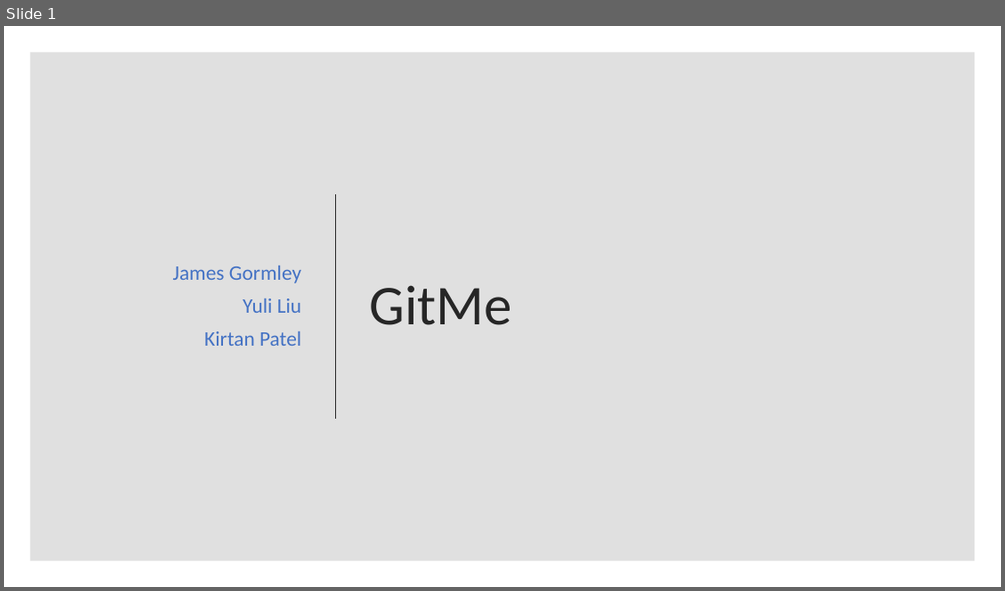
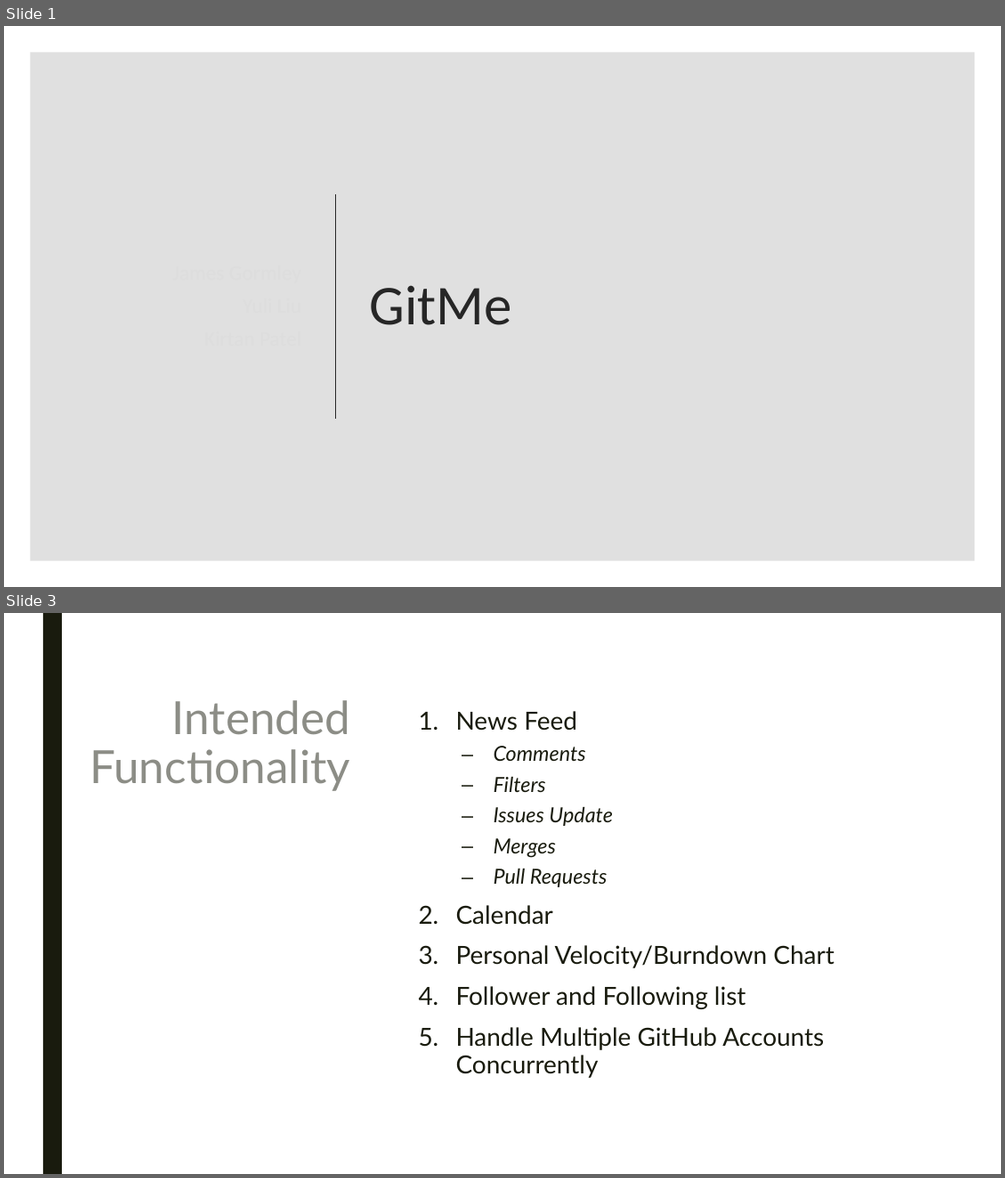
Before and after one commit to Yuliy97/GitMe, a slide deck: Gitme.pptx. Shown one above the other, each under a label of ours: slide 1 before the commit, slides 1 and 3 after it; the slides between them are not shown. The pictures are 1005x591 and 1005x1178 pixels, drawn with LibreOffice and Linux fonts; fonts in the diff are those of the drawing. Boxes give left, top, right and bottom in pixels: in the first picture for what was removed or moved away, otherwise in the second. Text is boxed around its words. In the diff, an @@ line names an element or a change of style, - is before the commit and + after.

```diff
--- a/Gitme.pptx
+++ b/Gitme.pptx
@@ slide 3 added at <box>4,613,1001,1174</box>, background #FFFFFF @@
@@ rectangle added at <box>43,613,62,1174</box>, fill #191B0E @@
@@ title added at <box>89,700,351,791</box>, 44 pt, text #8C8D86 @@
+Intended Functionality
@@ text added at <box>456,711,833,1078</box>, 24 pt, text #191B0E @@
+1. News Feed
+  – Comments
+  – Filters
+  – Issues Update
+  – Merges
+  – Pull Requests
+2. Calendar
+3. Personal Velocity/Burndown Chart
+4. Follower and Following list
+5. Handle Multiple GitHub Accounts Concurrently
@@ slide 1 changed as well @@
@@ subtitle removed at <box>173,265,301,346</box> @@
-James Gormley
-Yuli Liu
-Kirtan Patel
```
Also in this commit, not shown: 9 other slides added, 7 slides removed.
